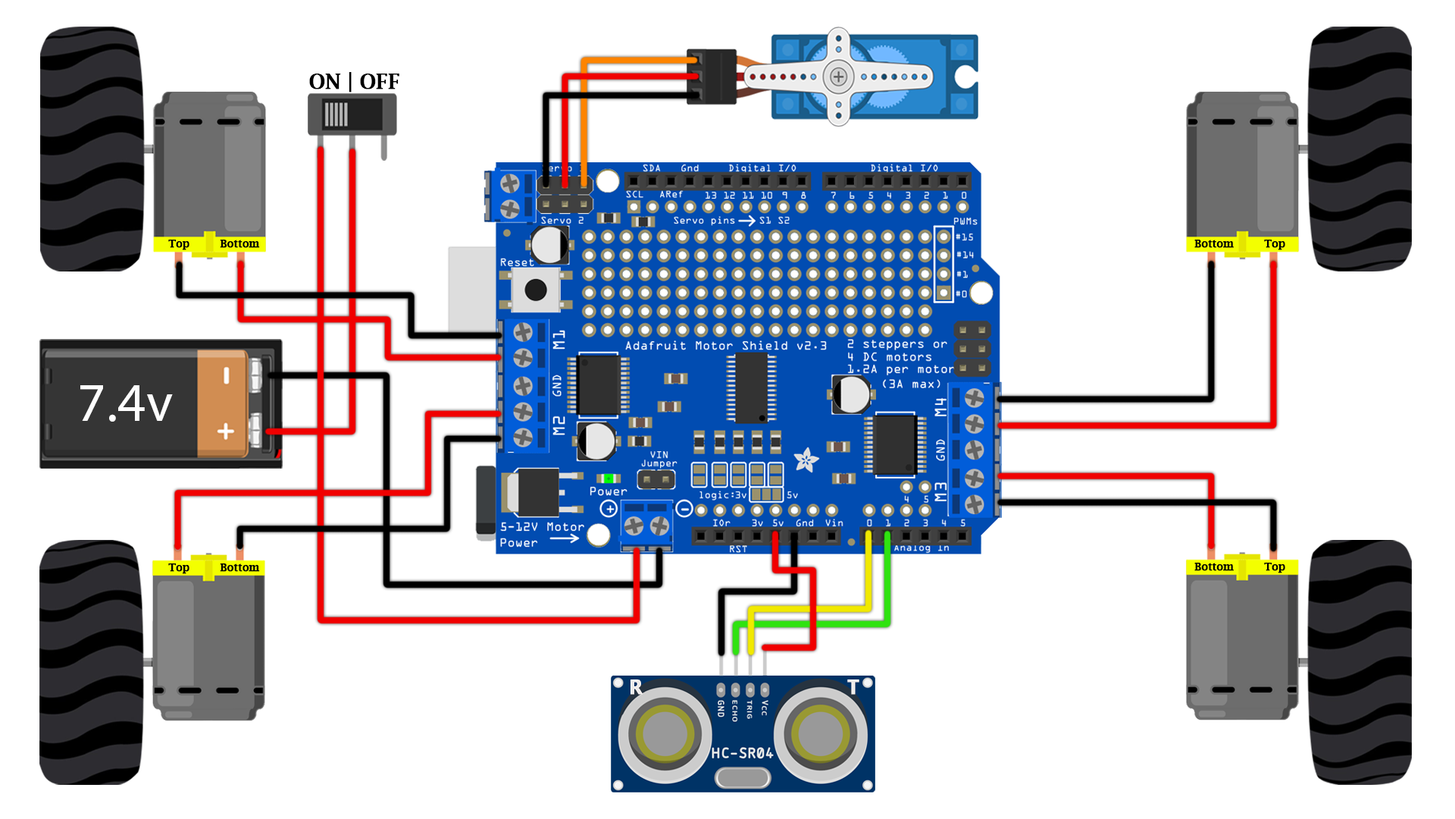
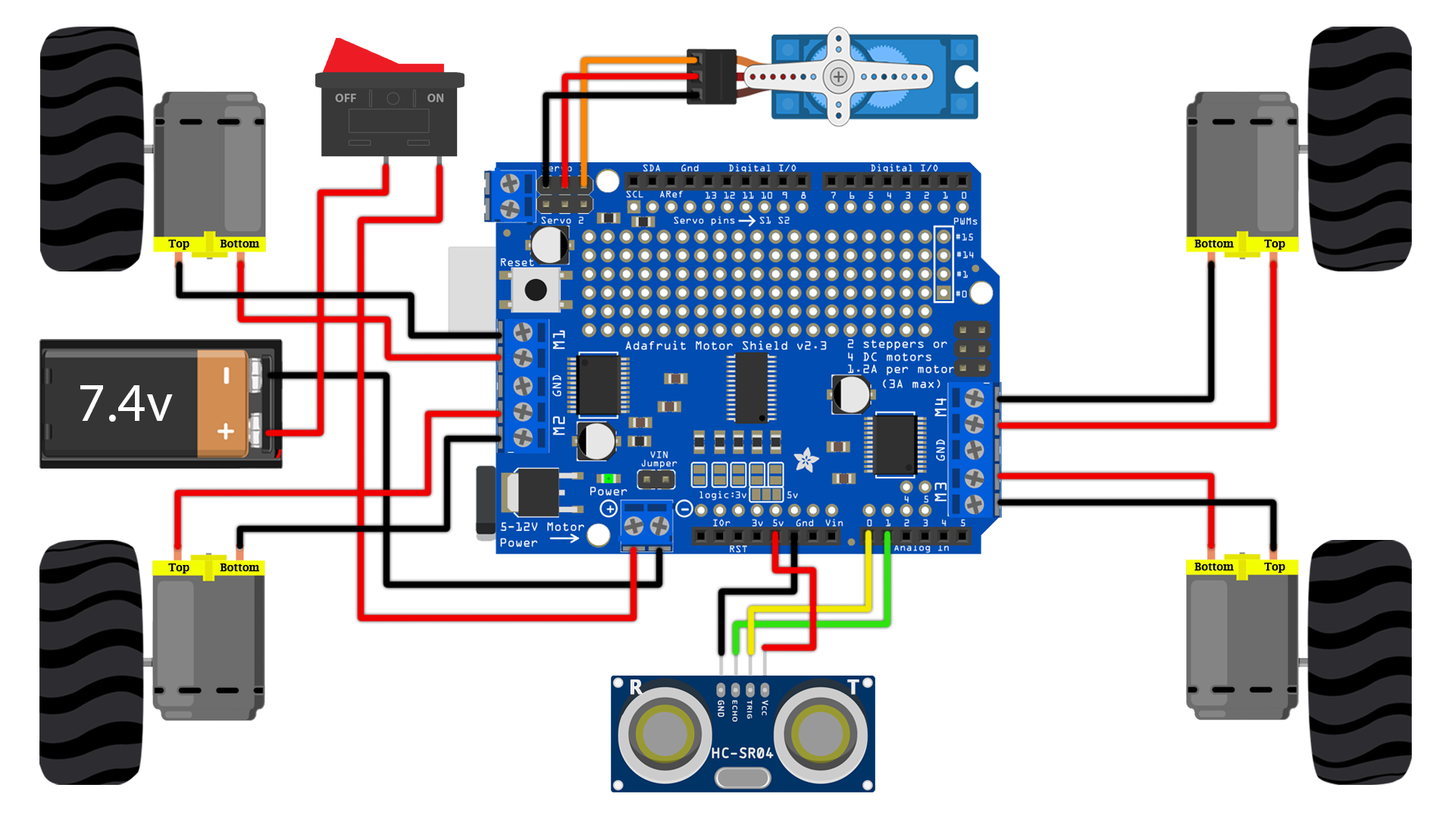
Revision of a layered 1455x819 image; what changed, layer by layer:
painted on "VCC" (7th of 8, in "Pictorial Diagram" › "Wiring" › "Rocker Switch") over 316, 144, 642, 625
moved "VCC" (8th of 8, in "Pictorial Diagram" › "Wiring" › "Battery") above "GND", painted on it over 264, 147, 391, 438
removed group "Slide Switch" (2 layers) from group "Component" over 307, 72, 400, 161
removed layer "ON | OFF" from group "Slide Switch" over 309, 72, 400, 93
added group "Rocker Switch" (2nd of 2, in "Pictorial Diagram" › "Component") with 1 layers in group "Component" over 315, 37, 465, 175
moved "Switch" into group "Rocker Switch", painted on it over 307, 37, 465, 175
